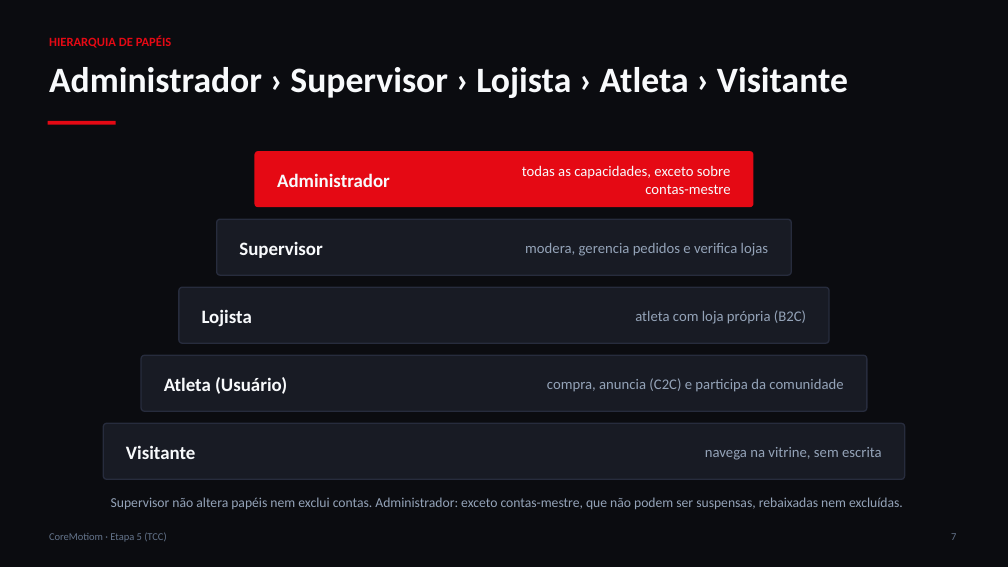
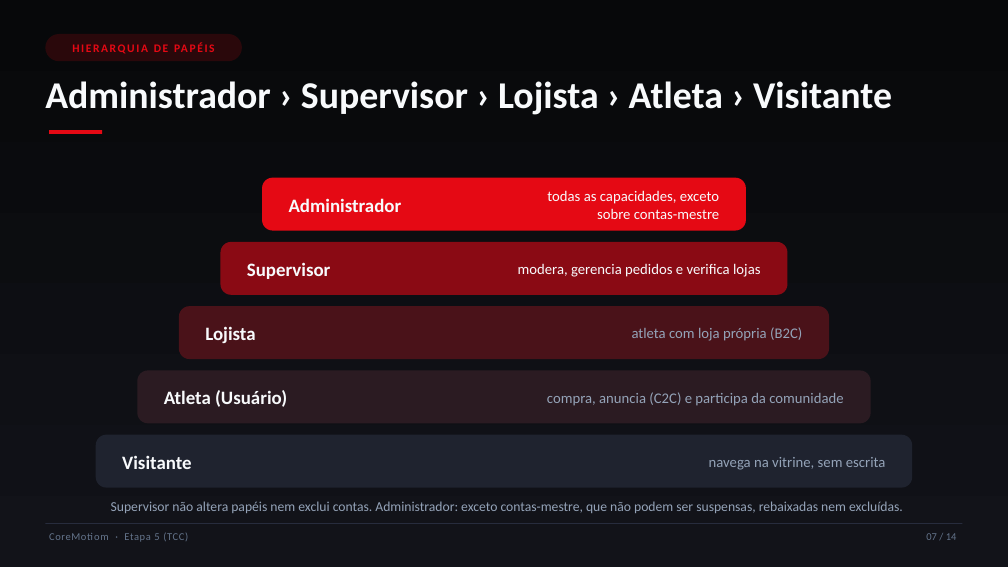
Before and after one commit to MattheusHKrainski/-CoreMotion, a slide deck: slide 7 of apresentacao-coremotiom/CoreMotiom-apresentacao.pptx. Drawn at 1008x567 pixels with LibreOffice and Linux fonts; fonts in the diff are those of the drawing. Boxes give left, top, right and bottom in pixels: in the first picture for what was removed or moved away, otherwise in the second. Text is boxed around its words. In the diff, an @@ line names an element or a change of style, - is before the commit and + after.

```diff
--- a/apresentacao-coremotiom/CoreMotiom-apresentacao.pptx
+++ b/apresentacao-coremotiom/CoreMotiom-apresentacao.pptx
@@ background #0B0C10 to gradient #121319 to #07080A @@
@@ rounded rectangle "HIERARQUIA DE PAPÉIS" resized from (x1=49, y1=36, x2=172, y2=48) to (x1=45, y1=34, x2=242, y2=61) @@
@@ rounded rectangle "HIERARQUIA DE PAPÉIS" at (x1=45, y1=34, x2=242, y2=61): size 12 to 11 pt, letter spacing 0 to 1.5 pt; alignment left to centre; vertical alignment top to middle; fill none to #E50914 at 16% opacity @@
@@ text "Administrador › Supervisor › Lojista ..." moved from (x1=49, y1=67, x2=848, y2=98) to (x1=45, y1=81, x2=892, y2=115) @@
@@ text "Administrador › Supervisor › Lojista ..." at (x1=45, y1=81, x2=892, y2=115): size 34 to 36 pt @@
@@ rectangle resized from (x1=48, y1=121, x2=116, y2=125) to (x1=49, y1=130, x2=102, y2=134) @@
@@ rounded rectangle resized from (x1=255, y1=151, x2=754, y2=207) to (x1=262, y1=178, x2=746, y2=231) @@
@@ rounded rectangle at (x1=262, y1=178, x2=746, y2=231): proportions changed @@
@@ text "Administrador" moved from (x1=277, y1=173, x2=390, y2=187) to (x1=289, y1=198, x2=402, y2=212) @@
@@ text "todas as capacidades, exceto sobre ..." rewrapped from (x1=522, y1=165, x2=731, y2=194) to (x1=547, y1=190, x2=719, y2=219) @@
@@ rounded rectangle resized from (x1=217, y1=219, x2=792, y2=275) to (x1=221, y1=242, x2=788, y2=295) @@
@@ rounded rectangle at (x1=221, y1=242, x2=788, y2=295): fill #181B24 to #8A0A14; outline #272C3D 1.25 pt to none; proportions changed @@
@@ text "Supervisor" moved from (x1=239, y1=242, x2=322, y2=258) to (x1=247, y1=262, x2=330, y2=279) @@
@@ text "modera, gerencia pedidos e verifica ..." moved from (x1=525, y1=243, x2=768, y2=256) to (x1=518, y1=263, x2=760, y2=277) @@
@@ text "modera, gerencia pedidos e verifica ..." at (x1=518, y1=263, x2=760, y2=277): text colour #94A3B8 to #F8FAFC @@
@@ rounded rectangle resized from (x1=141, y1=355, x2=867, y2=411) to (x1=179, y1=306, x2=830, y2=359) @@
@@ rounded rectangle at (x1=179, y1=306, x2=830, y2=359): fill #181B24 to #4A1219; outline #272C3D 1.25 pt to none; proportions changed @@
@@ text "Lojista" moved from (x1=202, y1=309, x2=252, y2=326) to (x1=205, y1=326, x2=255, y2=343) @@
@@ text "atleta com loja própria (B2C)" moved from (x1=635, y1=310, x2=806, y2=324) to (x1=632, y1=327, x2=802, y2=341) @@
@@ rounded rectangle resized from (x1=179, y1=287, x2=830, y2=343) to (x1=138, y1=371, x2=871, y2=423) @@
@@ rounded rectangle at (x1=138, y1=371, x2=871, y2=423): fill #181B24 to #2B1B22; outline #272C3D 1.25 pt to none; proportions changed @@
@@ text "Atleta (Usuário)" moved from (x1=164, y1=377, x2=287, y2=394) to (x1=164, y1=390, x2=287, y2=407) @@
@@ text "compra, anuncia (C2C) e participa ..." moved from (x1=547, y1=378, x2=843, y2=392) to (x1=547, y1=392, x2=843, y2=406) @@
@@ rounded rectangle resized from (x1=104, y1=423, x2=905, y2=479) to (x1=96, y1=435, x2=913, y2=488) @@
@@ rounded rectangle at (x1=96, y1=435, x2=913, y2=488): fill #181B24 to #1F232F; outline #272C3D 1.25 pt to none; proportions changed @@
@@ text "Visitante" moved from (x1=126, y1=445, x2=195, y2=459) to (x1=122, y1=455, x2=191, y2=469) @@
@@ text "navega na vitrine, sem escrita" moved from (x1=705, y1=447, x2=882, y2=460) to (x1=709, y1=457, x2=886, y2=470) @@
@@ text "Supervisor não altera papéis nem ..." moved from (x1=111, y1=497, x2=903, y2=509) to (x1=111, y1=501, x2=903, y2=513) @@
@@ text "CoreMotiom · Etapa 5 (TCC)" at (x1=124, y1=532, x2=188, y2=542): letter spacing 0 to 0.6 pt @@
@@ rectangle added at (x1=45, y1=523, x2=963, y2=524), fill #272C3D @@
@@ text added at (x1=926, y1=533, x2=957, y2=540), 10 pt, text #64748B @@
+07 / 14
@@ text removed at (x1=951, y1=533, x2=956, y2=540) @@
-7
```
Also in this commit, not shown: 13 other slides changed, 1 other file.
